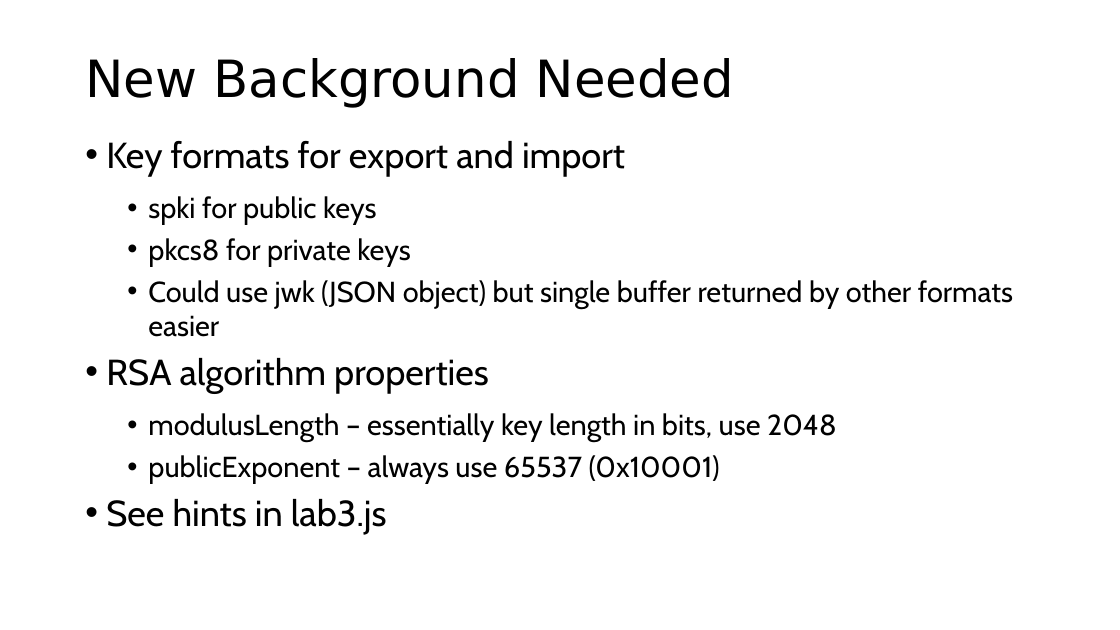
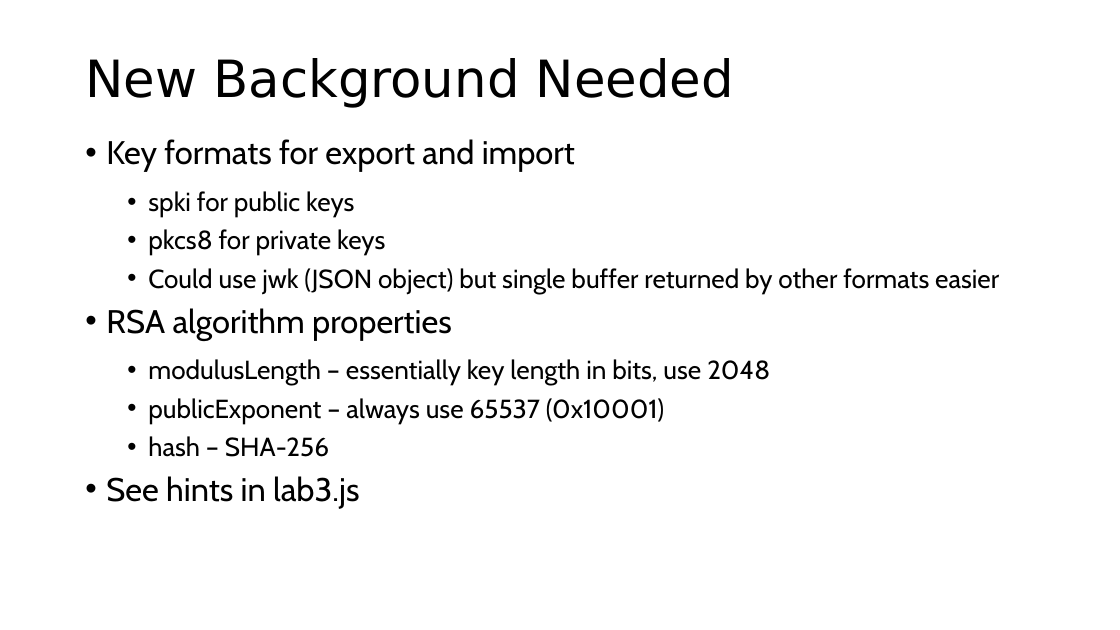
Before and after one commit to engelke/fluent2016, a slide deck: slide 89 of Web Cryptography Workshop.pptx. Drawn at 1120x630 pixels with LibreOffice and Linux fonts; fonts in the diff are those of the drawing; background and template pictures are left out. Boxes give left, top, right and bottom in pixels: in the first picture for what was removed or moved away, otherwise in the second. Text is boxed around its words. In the diff, an @@ line names an element or a change of style, - is before the commit and + after.

```diff
--- a/Web Cryptography Workshop.pptx
+++ b/Web Cryptography Workshop.pptx
@@ text at box(106, 139, 999, 509): size 31 to 28 pt in "Key formats for export and import", "RSA algorithm properties", "See hints in lab3.js"; size 24.8 to 22.4 pt in "spki for public keys", "pkcs8 for private keys", "Could use jwk (JSON object) but single ...", "modulusLength – essentially key length in bits, ..." and 1 more places @@
@@ text at box(148, 436, 329, 457): paragraph added @@
+  • hash – SHA-256
```
Also in this commit, not shown: 2 other slides changed, 1 slide added, 2 other files.
